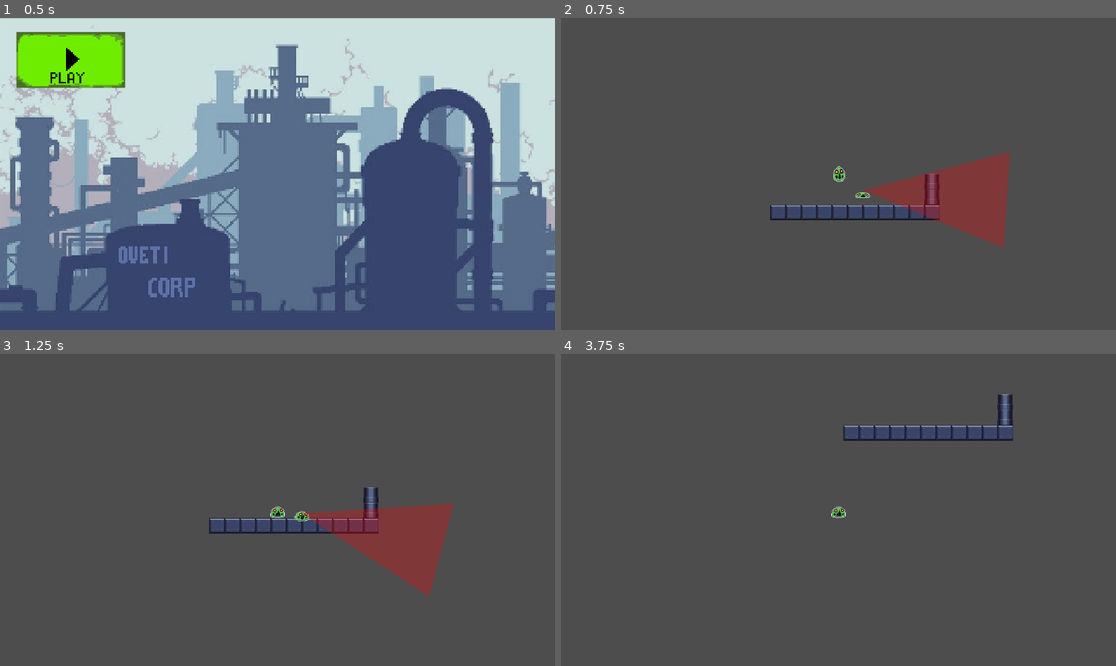
Above: before the commit, frames 1-4 (two rows, left to right).
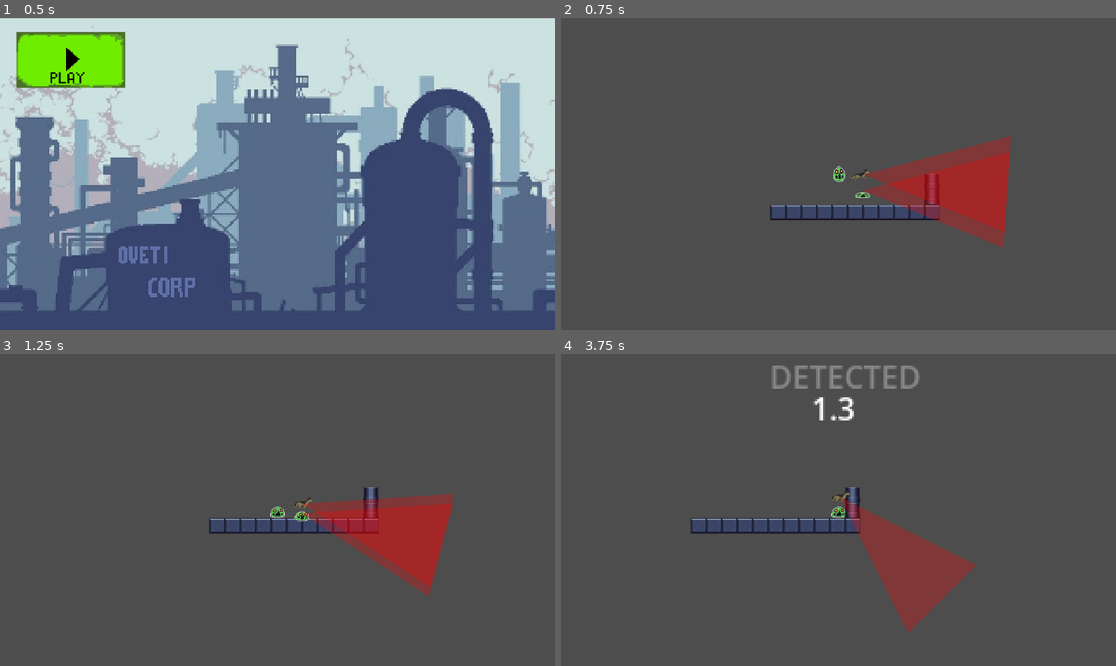
Above: after the commit, the same moments.

Repository: LordEnigma1/gameJam36LockIn
Game: Godot game, scene res://Scenes/menu.tscn
The game is run twice, just before and just after one commit, with the same random seed, the same clock (stepped at 60 frames per second) and the same inputs.
Inputs (mouse positions are in pixels of both pictures, inside the frame that each line leads up to):
- Up to frame 1 (0.5 s): no input
- Up to frame 2 (0.75 s): click (633, 58) at 0.5 s
- Up to frame 3 (1.25 s): no input
- Up to frame 4 (3.75 s): hold Right (right) 1.28-2.78 s; tap Shift (dash) at 1.35, 3.05, 3.6 s; tap Space (jump) at 1.52, 1.82, 2.27, 2.3, 2.57, 2.85 s; tap E (possess) at 1.55, 2.1 s; hold Left (left) 2.78-3.53 s; hold Right (right) from 3.53 s (still down)

Frame 1 is identical in both runs. In frame 2, 4.0% of the frame differs, in the area x 52-82%, y 37-69%; in frame 3, 4.0%; in frame 4, 8.5%, in the area x 23-82%, y 3-90%.

Commit message:
Init
Created dog npc.

Diff:
--- /dev/null
+++ b/game-jam-entry-lock-in/Scenes/dog_npc.tscn
@@ -0,0 +1,162 @@
+[gd_scene format=3 uid="uid://bjfkb8epphwlh"]
+
+[ext_resource type="Script" uid="uid://bhig7el1b7exv" path="res://Scenes/playerMovement.gd" id="1_1bj8w"]
+[ext_resource type="Texture2D" uid="uid://bqkx6g1cnn0hr" path="res://assets/npcs/dog.png" id="2_1bj8w"]
+[ext_resource type="Script" uid="uid://ci2s571gy2ogm" path="res://Scenes/vision_pivot.gd" id="3_litm7"]
+
+[sub_resource type="RectangleShape2D" id="RectangleShape2D_g5w2w"]
+
+[sub_resource type="AtlasTexture" id="AtlasTexture_1bj8w"]
+atlas = ExtResource("2_1bj8w")
+region = Rect2(0, 69, 64, 43)
+
+[sub_resource type="AtlasTexture" id="AtlasTexture_wjvyl"]
+atlas = ExtResource("2_1bj8w")
+region = Rect2(64, 69, 64, 43)
+
+[sub_resource type="AtlasTexture" id="AtlasTexture_litm7"]
+atlas = ExtResource("2_1bj8w")
+region = Rect2(128, 69, 64, 43)
+
+[sub_resource type="AtlasTexture" id="AtlasTexture_g5w2w"]
+atlas = ExtResource("2_1bj8w")
+region = Rect2(192, 69, 64, 43)
+
+[sub_resource type="AtlasTexture" id="AtlasTexture_xw7f2"]
+atlas = ExtResource("2_1bj8w")
+region = Rect2(1, 32, 63, 30)
+
+[sub_resource type="AtlasTexture" id="AtlasTexture_s3qlb"]
+atlas = ExtResource("2_1bj8w")
+region = Rect2(64, 32, 63, 30)
+
+[sub_resource type="AtlasTexture" id="AtlasTexture_0qigl"]
+atlas = ExtResource("2_1bj8w")
+region = Rect2(127, 32, 63, 30)
+
+[sub_resource type="AtlasTexture" id="AtlasTexture_0hm5d"]
+atlas = ExtResource("2_1bj8w")
+region = Rect2(190, 32, 63, 30)
+
+[sub_resource type="AtlasTexture" id="AtlasTexture_68h65"]
+atlas = ExtResource("2_1bj8w")
+region = Rect2(1, 2, 63, 30)
+
+[sub_resource type="AtlasTexture" id="AtlasTexture_ci3yd"]
+atlas = ExtResource("2_1bj8w")
+region = Rect2(64, 2, 63, 30)
+
+[sub_resource type="AtlasTexture" id="AtlasTexture_3fy3e"]
+atlas = ExtResource("2_1bj8w")
+region = Rect2(127, 2, 63, 30)
+
+[sub_resource type="AtlasTexture" id="AtlasTexture_o1dj5"]
+atlas = ExtResource("2_1bj8w")
+region = Rect2(190, 2, 63, 30)
+
+[sub_resource type="AtlasTexture" id="AtlasTexture_clh33"]
+atlas = ExtResource("2_1bj8w")
+region = Rect2(253, 2, 63, 30)
+
+[sub_resource type="SpriteFrames" id="SpriteFrames_68h65"]
+animations = [{
+"frames": [{
+"duration": 1.0,
+"texture": SubResource("AtlasTexture_1bj8w")
+}, {
+"duration": 1.0,
+"texture": SubResource("AtlasTexture_wjvyl")
+}, {
+"duration": 1.0,
+"texture": SubResource("AtlasTexture_litm7")
+}, {
+"duration": 1.0,
+"texture": SubResource("AtlasTexture_g5w2w")
+}],
+"loop": true,
+"name": &"dash",
+"speed": 5.0
+}, {
+"frames": [{
+"duration": 1.0,
+"texture": SubResource("AtlasTexture_xw7f2")
+}, {
+"duration": 1.0,
+"texture": SubResource("AtlasTexture_s3qlb")
+}, {
+"duration": 1.0,
+"texture": SubResource("AtlasTexture_0qigl")
+}, {
+"duration": 1.0,
+"texture": SubResource("AtlasTexture_0hm5d")
+}],
+"loop": true,
+"name": &"jump",
+"speed": 10.0
+}, {
+"frames": [{
+"duration": 1.0,
+"texture": SubResource("AtlasTexture_68h65")
+}, {
+"duration": 1.0,
+"texture": SubResource("AtlasTexture_ci3yd")
+}, {
+"duration": 1.0,
+"texture": SubResource("AtlasTexture_3fy3e")
+}, {
+"duration": 1.0,
+"texture": SubResource("AtlasTexture_o1dj5")
+}, {
+"duration": 1.0,
+"texture": SubResource("AtlasTexture_clh33")
+}],
+"loop": true,
+"name": &"move",
+"speed": 5.0
+}]
+
+[node name="dogNpc" type="CharacterBody2D" unique_id=2146960868 groups=["possessable"]]
+script = ExtResource("1_1bj8w")
+
+[node name="CollisionShape2D" type="CollisionShape2D" parent="." unique_id=1779866853]
+shape = SubResource("RectangleShape2D_g5w2w")
+
+[node name="AnimatedSprite2D" type="AnimatedSprite2D" parent="." unique_id=1622191235]
+sprite_frames = SubResource("SpriteFrames_68h65")
+animation = &"jump"
+autoplay = "move"
+
+[node name="dashTimer" type="Timer" parent="." unique_id=692343502]
+wait_time = 0.2
+
+[node name="dashCooldown" type="Timer" parent="." unique_id=368343855]
+
+[node name="ejectMarker" type="Marker2D" parent="." unique_id=840950529]
+position = Vector2(12, 2)
+rotation = 1.5707964
+
+[node name="VisionPivot" type="Node2D" parent="." unique_id=870424885]
+script = ExtResource("3_litm7")
+scan_speed = 0.5
+
+[node name="Polygon2D" type="Polygon2D" parent="VisionPivot" unique_id=1260151026]
+color = Color(2.1300592, 0, 0, 0.28235295)
+polygon = PackedVector2Array(0, 0, 300, -100, 300, 100)
+
+[node name="LineOfSight" type="RayCast2D" parent="VisionPivot" unique_id=344682929]
+target_position = Vector2(299, -1)
+
+[node name="VisionArea" type="Area2D" parent="VisionPivot" unique_id=2022346567]
+
+[node name="CollisionPolygon2D" type="CollisionPolygon2D" parent="VisionPivot/VisionArea" unique_id=2147162856]
+polygon = PackedVector2Array(0, 0, 300, -100, 300, 100)
+
+[node name="caughtTime" type="Timer" parent="VisionPivot" unique_id=555418589]
+wait_time = 1.5
+
+[node name="slowmoTime" type="Timer" parent="VisionPivot" unique_id=1111430212]
+
+[connection signal="timeout" from="dashTimer" to="." method="_on_dash_timer_timeout"]
+[connection signal="timeout" from="dashCooldown" to="." method="_on_dash_cooldown_timeout"]
+[connection signal="timeout" from="VisionPivot/caughtTime" to="VisionPivot" method="_on_caught_time_timeout"]
+[connection signal="timeout" from="VisionPivot/slowmoTime" to="VisionPivot" method="_on_slowmo_time_timeout"]
--- a/game-jam-entry-lock-in/Scenes/main.tscn
+++ b/game-jam-entry-lock-in/Scenes/main.tscn
@@ -3,6 +3,7 @@
 [ext_resource type="PackedScene" uid="uid://c8nno8k74iwsu" path="res://Scenes/player.tscn" id="1_jjgbg"]
 [ext_resource type="Texture2D" uid="uid://c7rje62fc8ba5" path="res://assets/tilemap/industrialSpriteSheet.png" id="2_bo1nx"]
 [ext_resource type="PackedScene" uid="uid://dg1vrp1pr5ig5" path="res://Scenes/police_npc.tscn" id="3_8gbba"]
+[ext_resource type="PackedScene" uid="uid://bjfkb8epphwlh" path="res://Scenes/dog_npc.tscn" id="4_jjvhh"]
 
 [sub_resource type="TileSetAtlasSource" id="TileSetAtlasSource_8gbba"]
 texture = ExtResource("2_bo1nx")
@@ -371,3 +372,6 @@
 grow_horizontal = 2
 scale = Vector2(4, 4)
 metadata/_edit_use_anchors_ = true
+
+[node name="dogNpc" parent="." unique_id=2146960868 instance=ExtResource("4_jjvhh")]
+position = Vector2(2, -1)
Binary file added: game-jam-entry-lock-in/assets/npcs/dog.png
Not shown, added: game-jam-entry-lock-in/assets/npcs/dog.png.import
Binary file added: game-jam-entry-lock-in/assets/npcs/dogpng.png
Not shown, added: game-jam-entry-lock-in/assets/npcs/dogpng.png.import
